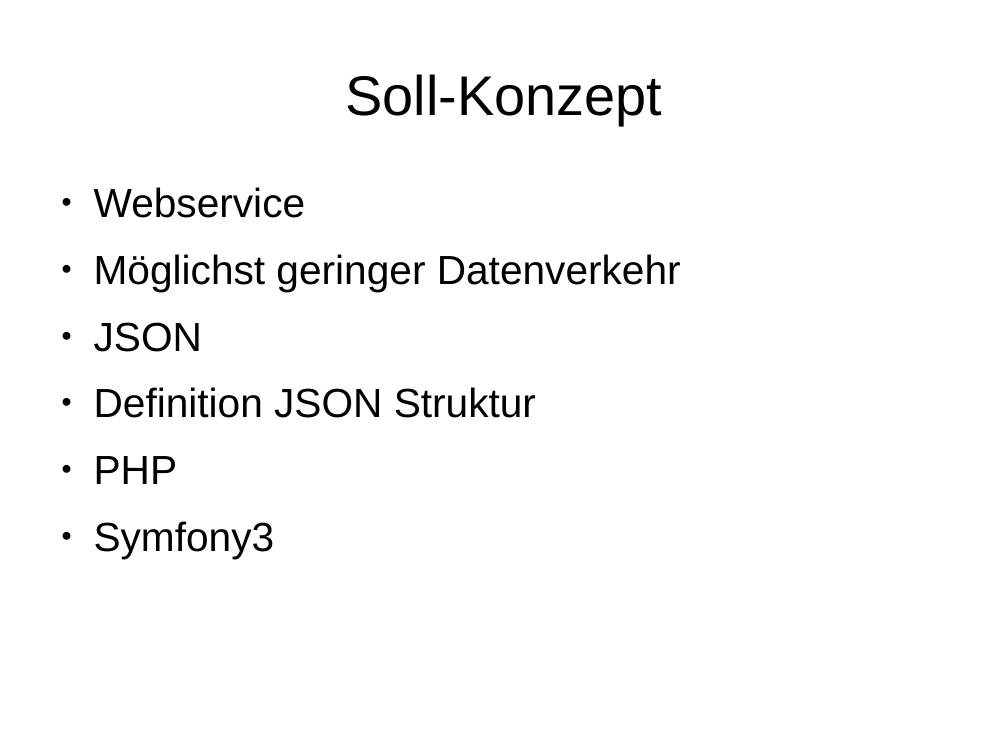
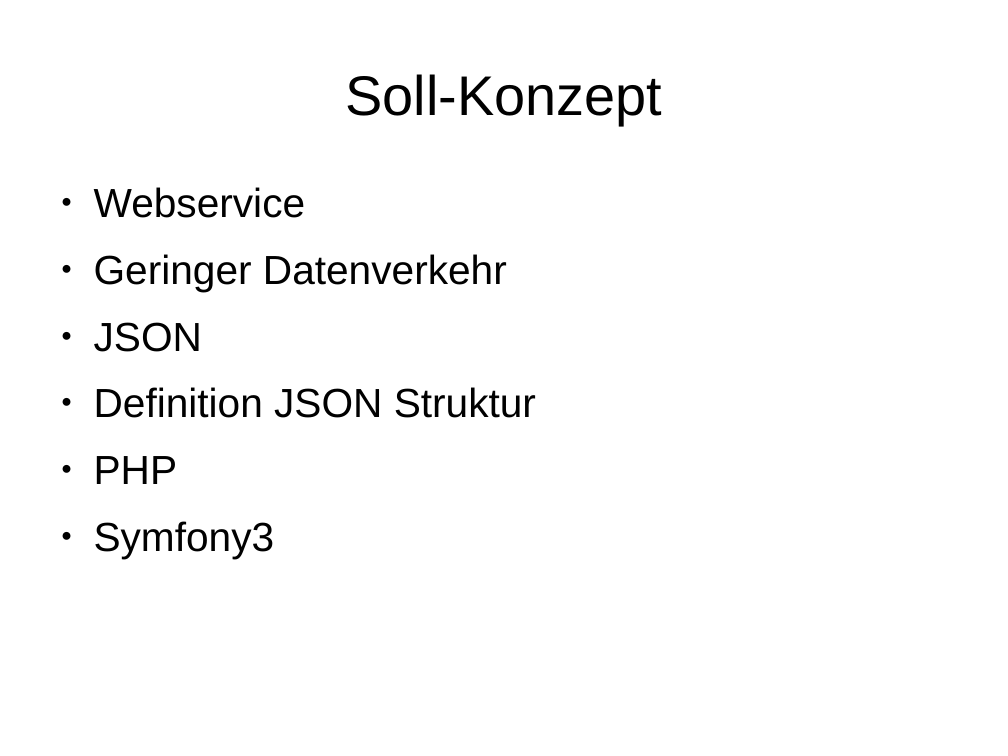
Before and after one commit to janhelmle/weiterbildung_fachinformatiker_ihk_projektantrag, a slide deck: slide 6 of praesentation/presentation_v1.odp. Drawn at 1008x756 pixels with LibreOffice and Linux fonts; fonts in the diff are those of the drawing. Boxes give left, top, right and bottom in pixels: in the first picture for what was removed or moved away, otherwise in the second. Text is boxed around its words. In the diff, an @@ line names an element or a change of style, - is before the commit and + after.

```diff
--- a/praesentation/presentation_v1.odp
+++ b/praesentation/presentation_v1.odp
@@ text at box(94, 254, 507, 292): text changed @@
-● Möglichst geringer Datenverkehr
+● Geringer Datenverkehr
```
Also in this commit, not shown: 4 other slides changed.
